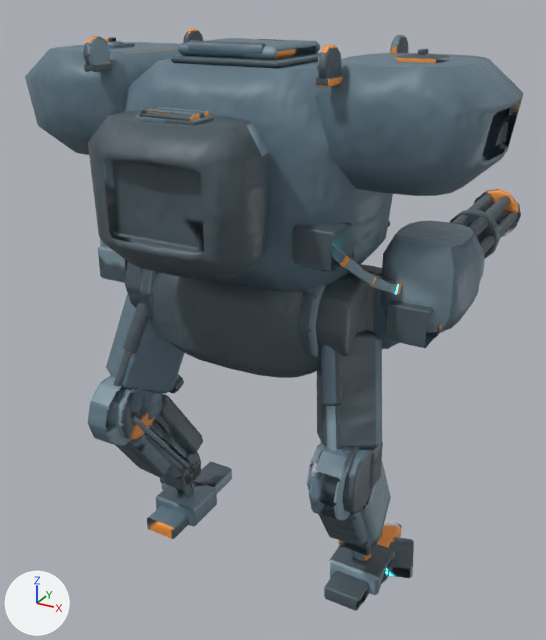
The FBX model unity/RogueCommandAssetAuthoring/Assets/RogueCommandExpansionSample/Models/IroncladWalker_Atlas.fbx, before and after one commit.
Camera for both pictures: a 50 mm camera at (1.55, -2.64, 2.65) aimed at (-0.05, 0.26, 1.2). Lighting does not change. The marker at lower left points along +X, +Y and +Z. The picture after the commit comes second. Vertices at exactly the same position are counted once.

Objects in the first picture: 'IroncladWalker_UnifiedMesh'.
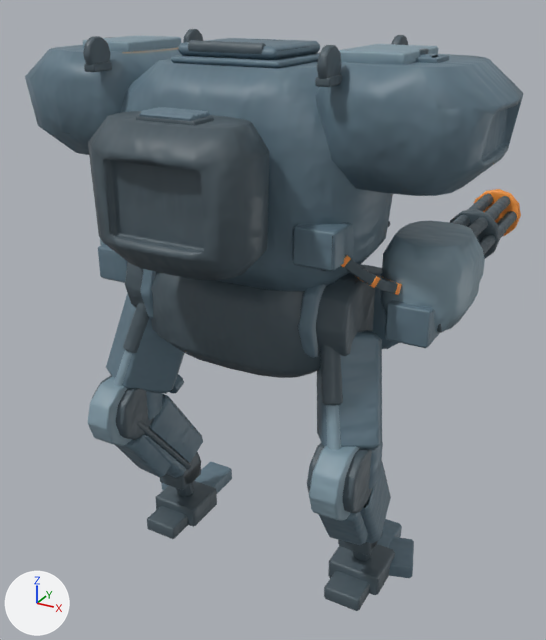
Boxes [x1, y1, x2, y2] around the edits, measured in the pictures (546 x 640 px):
part 1 of me_ironcladwalker_unifiedmesh_data_001, added (blue): after [83, 36, 182, 52]
part 2 of me_ironcladwalker_unifiedmesh_data_001, added (blue): after [339, 44, 438, 65]
part 3 of me_ironcladwalker_unifiedmesh_data_001, surface changed: [84, 29, 521, 611] in both

What the commit changed:
me_ironcladwalker_unifiedmesh_data_001 is used by ob_ironcladwalker_unifiedmesh; location (0.0, 0.0, 0.0).
me_ironcladwalker_unifiedmesh_data_001 had 7003 vertices, 13422 faces and spanned x -1.01..1.01, y -0.68..1.3, z 0.0..2.48.
me_ironcladwalker_unifiedmesh_data_001 now has 7099 vertices, 13598 faces and spans x -1.01..1.01, y -0.68..1.3, z 0.0..2.48.
me_ironcladwalker_unifiedmesh_data_001 part 1: the loose piece of 24 vertices spanning x -0.51..-0.45, y -0.37..-0.27, z 2.36..2.39 is copied, and the copy is scaled about its middle by (4.97, 3.58, 1.48), then moved by (-0.08, 0.32, 0.06); it spans x -0.68..-0.44, y -0.18..0.18, z 2.41..2.46.
me_ironcladwalker_unifiedmesh_data_001 part 2: the loose piece of 24 vertices spanning x 0.45..0.51, y -0.37..-0.27, z 2.36..2.39 is copied, and the copy is scaled about its middle by (4.97, 3.58, 1.48), then moved by (0.08, 0.32, 0.06); it spans x 0.44..0.68, y -0.18..0.18, z 2.41..2.46.
me_ironcladwalker_unifiedmesh_data_001 part 3: 11858 kept faces spanning x -1.01..1.01, y -0.68..1.3, z 0.0..2.48 get new texture (UV) coordinates.
Other edits to the shape of me_ironcladwalker_unifiedmesh_data_001 do not show in these pictures.
